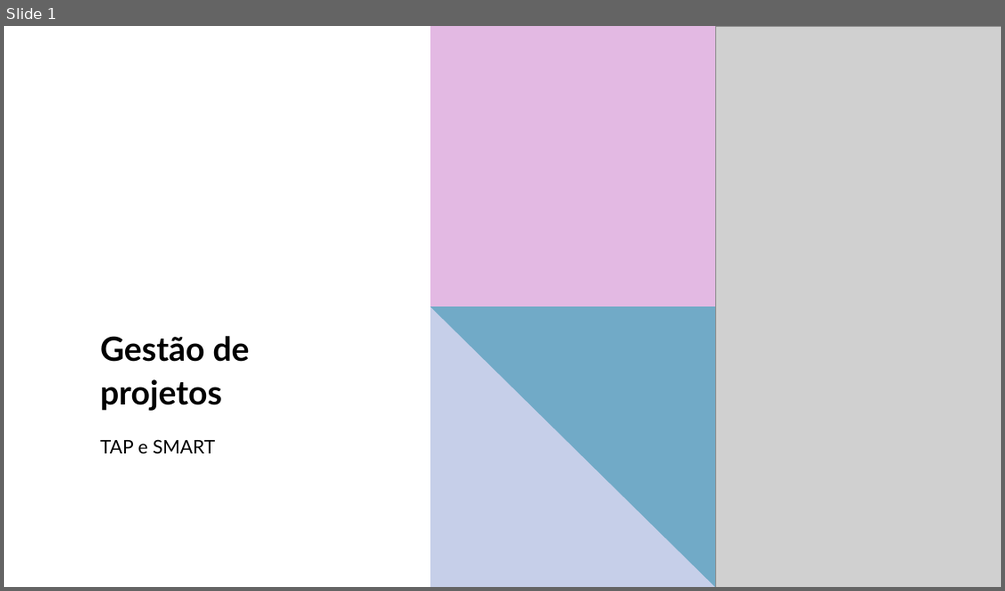
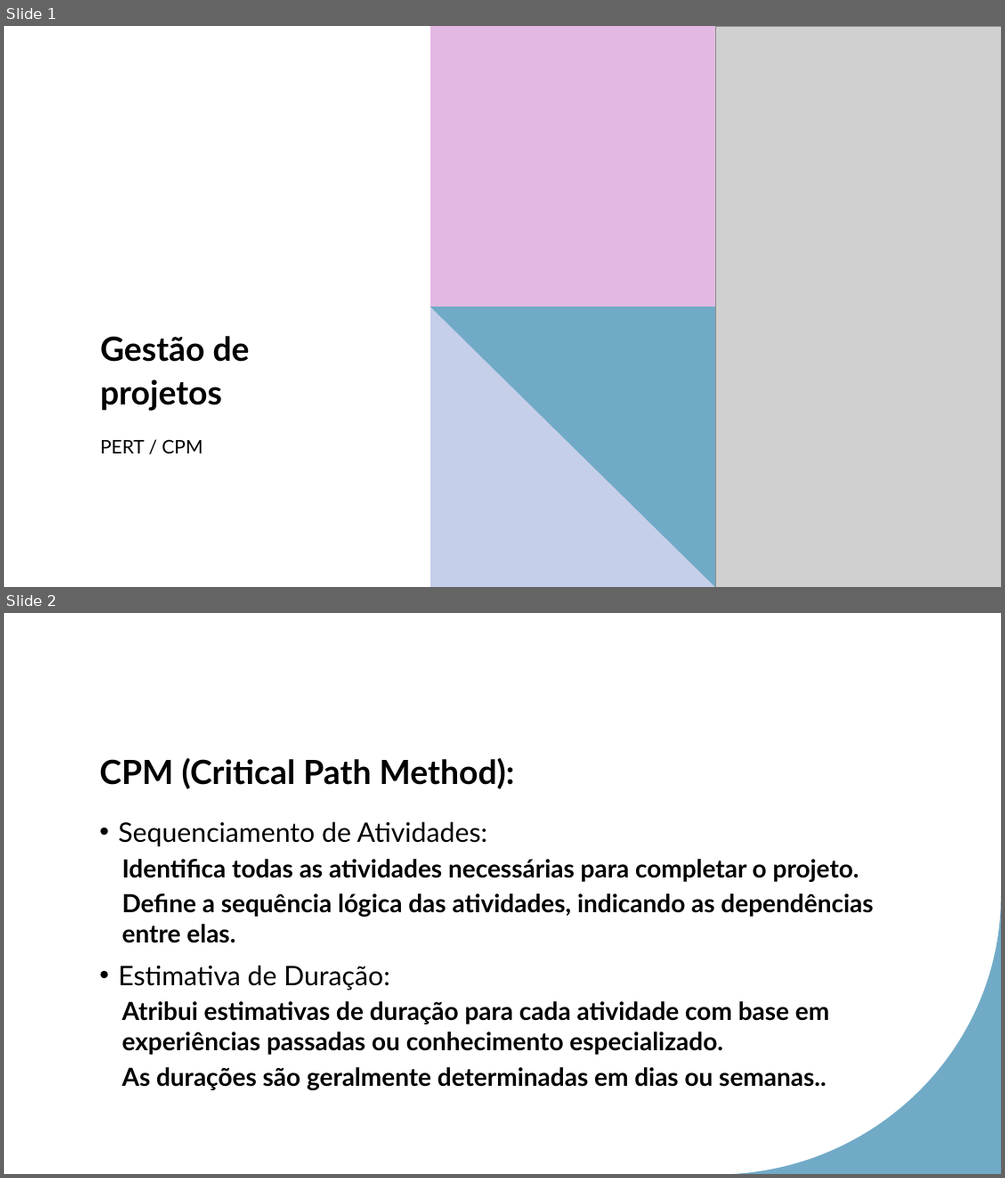
Before and after one commit to LeonardoRaiz/FATEC, a slide deck: Aulas/Gestao de Projetos/PPT/Aula 05/Aula 05.pptx. Shown one above the other, each under a label of ours: slide 1 before the commit, slides 1 and 2 after it. The pictures are 1005x591 and 1005x1178 pixels, drawn with LibreOffice and Linux fonts; fonts in the diff are those of the drawing; grey boxes stand for pictures. Boxes give left, top, right and bottom in pixels: in the first picture for what was removed or moved away, otherwise in the second. Text is boxed around its words. In the diff, an @@ line names an element or a change of style, - is before the commit and + after.

```diff
--- a/Aulas/Gestao de Projetos/PPT/Aula 05/Aula 05.pptx
+++ b/Aulas/Gestao de Projetos/PPT/Aula 05/Aula 05.pptx
@@ slide 2 added at [4,613,1001,1174], background #FFFFFF; not listed: 1 template element that a slide beside it also shows @@
@@ title added at [99,758,515,789], 32 pt, text #000000, bold @@
+CPM (Critical Path Method):
@@ text added at [118,821,873,1090], 24.1 pt, text #000000, bold @@
+• Sequenciamento de Atividades:
+  Identifica todas as atividades necessárias para completar o projeto.
+  Define a sequência lógica das atividades, indicando as dependências entre elas.
+• Estimativa de Duração:
+  Atribui estimativas de duração para cada atividade com base em experiências passadas ou conhecimento especializado.
+  As durações são geralmente determinadas em dias ou semanas..
@@ slide 1 changed as well @@
@@ subtitle at [100,439,202,453]: text changed @@
-TAP e SMART
+PERT / CPM
```
Also in this commit, not shown: 7 other slides added, 13 slides removed, 15 other files.
